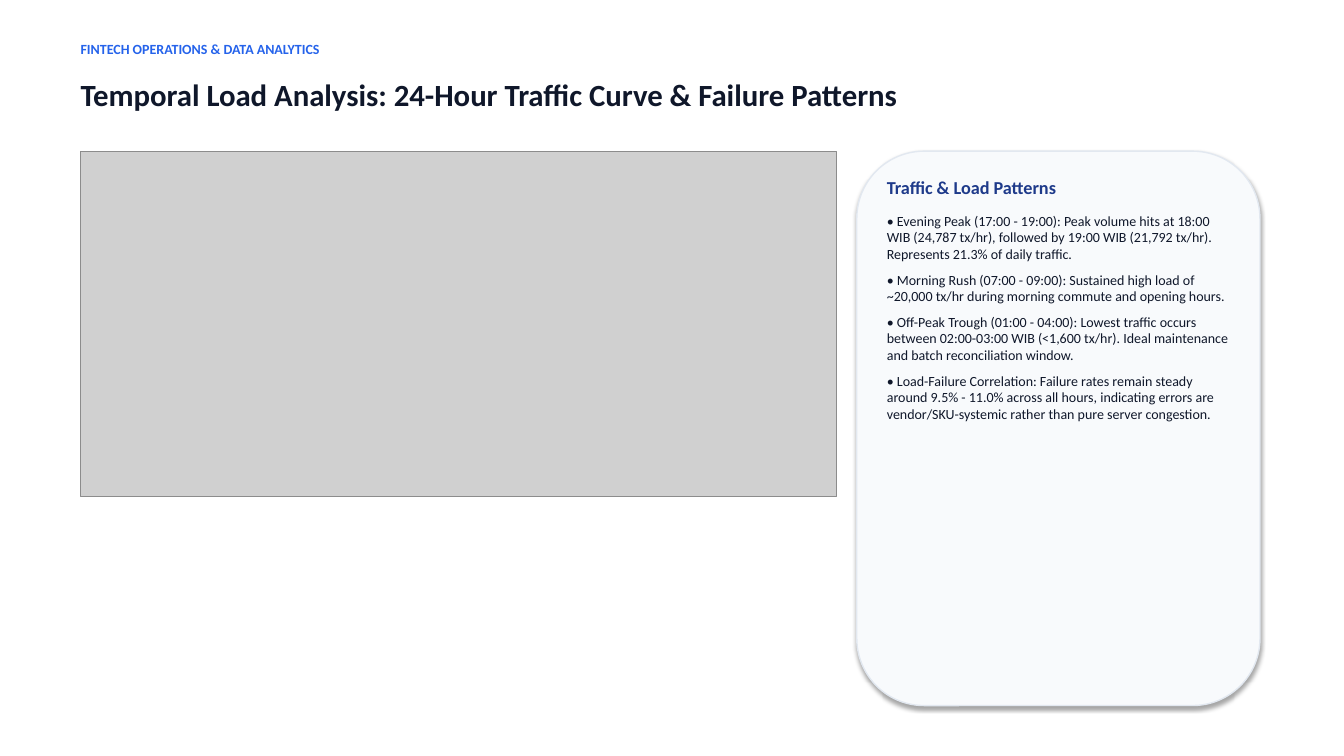
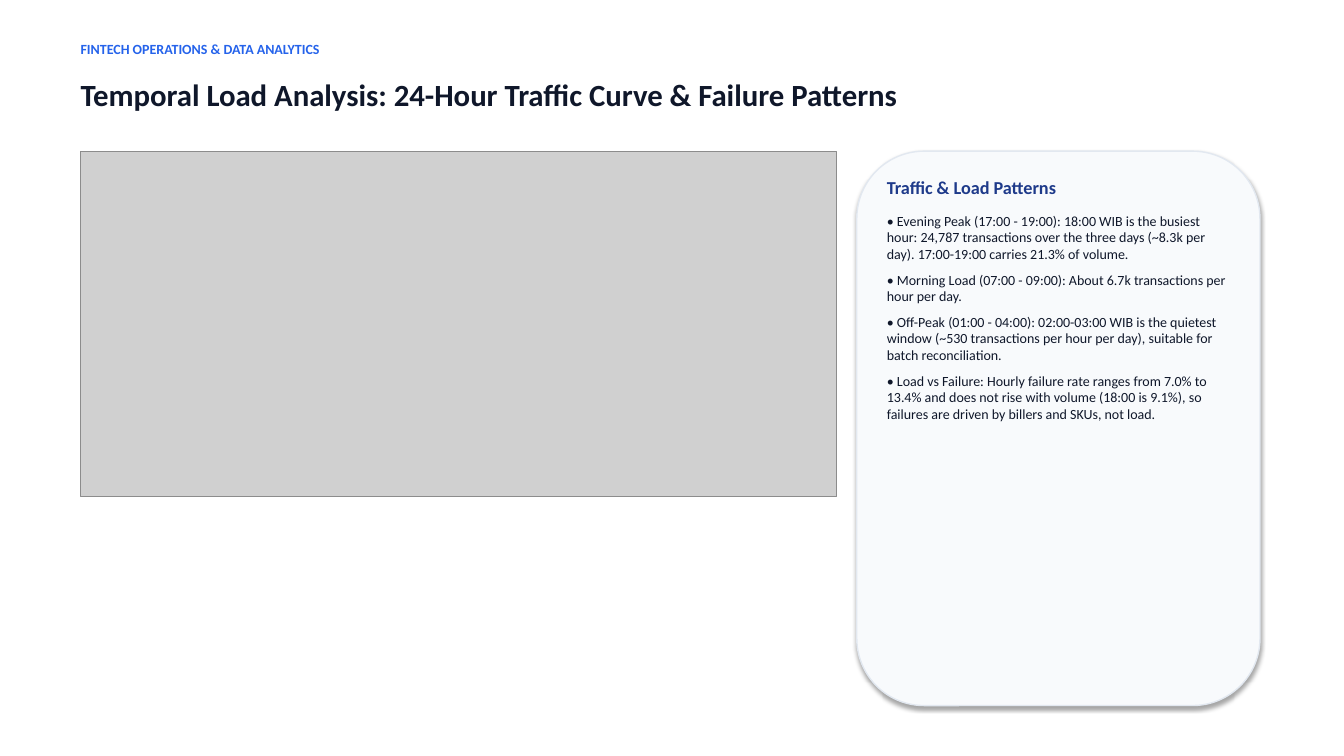
Before and after one commit to Achimedes28/fintech-ppob-transaction-operations-analytics, a slide deck: slide 6 of presentations/Fintech_PPOB_Transaction_Operations_Analytics.pptx. Drawn at 1344x756 pixels with LibreOffice and Linux fonts; fonts in the diff are those of the drawing; grey boxes stand for pictures. Boxes give left, top, right and bottom in pixels: in the first picture for what was removed or moved away, otherwise in the second. Text is boxed around its words. In the diff, an @@ line names an element or a change of style, - is before the commit and + after.

```diff
--- a/presentations/Fintech_PPOB_Transaction_Operations_Analytics.pptx
+++ b/presentations/Fintech_PPOB_Transaction_Operations_Analytics.pptx
@@ text at (887, 216, 1225, 421): text changed @@
-• Evening Peak (17:00 - 19:00): Peak volume hits at 18:00 WIB (24,787 tx/hr), followed by 19:00 WIB (21,792 tx/hr). Represents 21.3% of daily traffic.
-• Morning Rush (07:00 - 09:00): Sustained high load of ~20,000 tx/hr during morning commute and opening hours.
-• Off-Peak Trough (01:00 - 04:00): Lowest traffic occurs between 02:00-03:00 WIB (<1,600 tx/hr). Ideal maintenance and batch reconciliation window.
-• Load-Failure Correlation: Failure rates remain steady around 9.5% - 11.0% across all hours, indicating errors are vendor/SKU-systemic rather than pure server congestion.
+• Evening Peak (17:00 - 19:00): 18:00 WIB is the busiest hour: 24,787 transactions over the three days (~8.3k per day). 17:00-19:00 carries 21.3% of volume.
+• Morning Load (07:00 - 09:00): About 6.7k transactions per hour per day.
+• Off-Peak (01:00 - 04:00): 02:00-03:00 WIB is the quietest window (~530 transactions per hour per day), suitable for batch reconciliation.
+• Load vs Failure: Hourly failure rate ranges from 7.0% to 13.4% and does not rise with volume (18:00 is 9.1%), so failures are driven by billers and SKUs, not load.
```
Also in this commit, not shown: 8 other slides changed, 18 other files.
